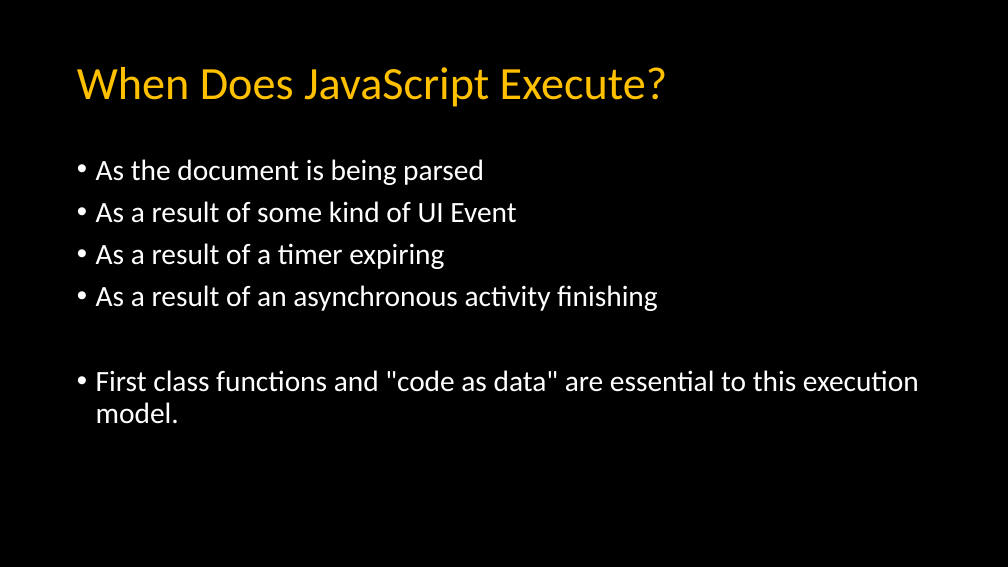
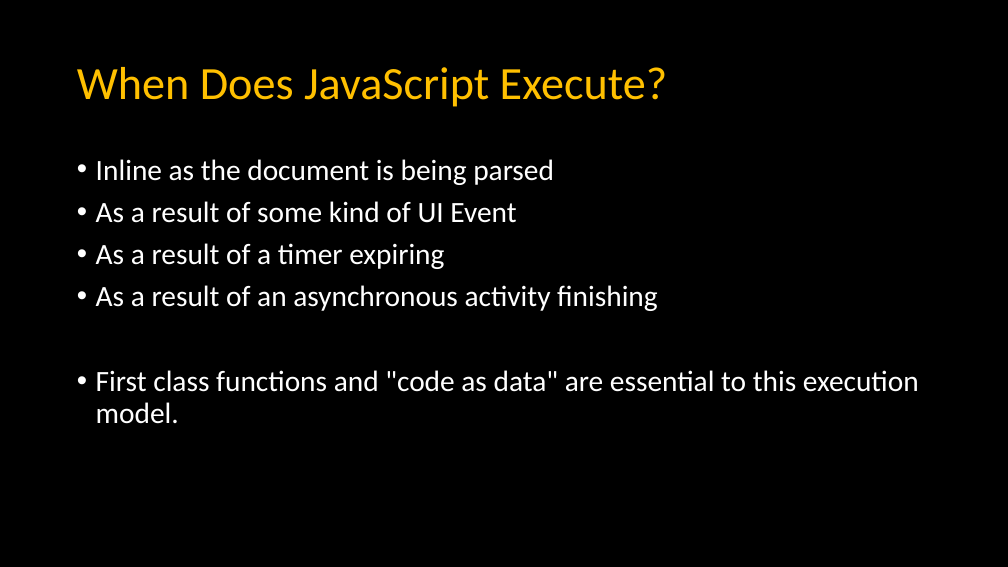
Before and after one commit to csev/dj4e, a slide deck: slide 3 of lectures/JS-03-Browser.pptx. Drawn at 1008x567 pixels with LibreOffice and Linux fonts; fonts in the diff are those of the drawing. Boxes give left, top, right and bottom in pixels: in the first picture for what was removed or moved away, otherwise in the second. Text is boxed around its words. In the diff, an @@ line names an element or a change of style, - is before the commit and + after.

```diff
--- a/lectures/JS-03-Browser.pptx
+++ b/lectures/JS-03-Browser.pptx
@@ text at (x1=96, y1=159, x2=554, y2=185): text changed @@
-• As the document is being parsed
+• Inline as the document is being parsed
```
Also in this commit, not shown: 5 other slides changed, 1 slide added, 2 other files.
